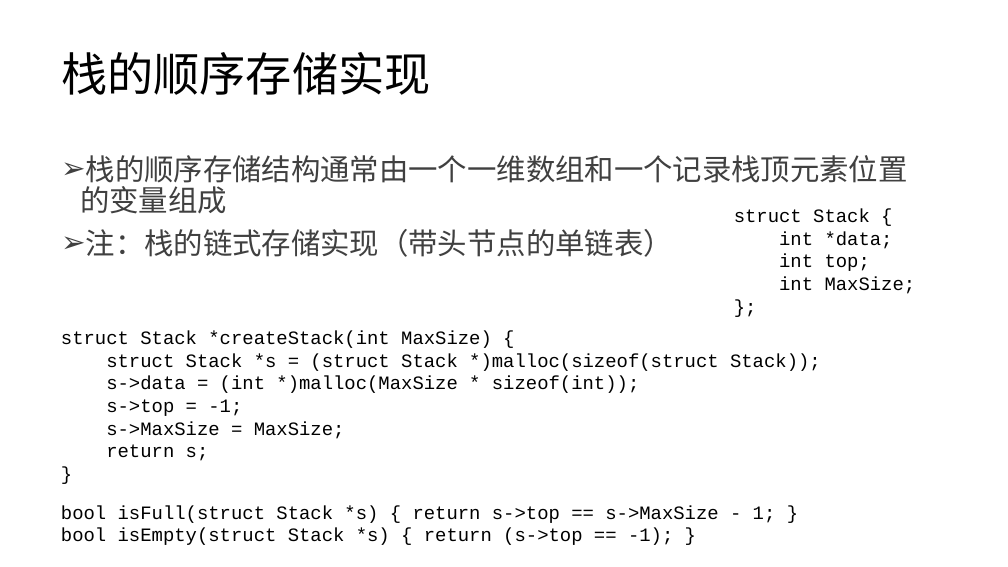
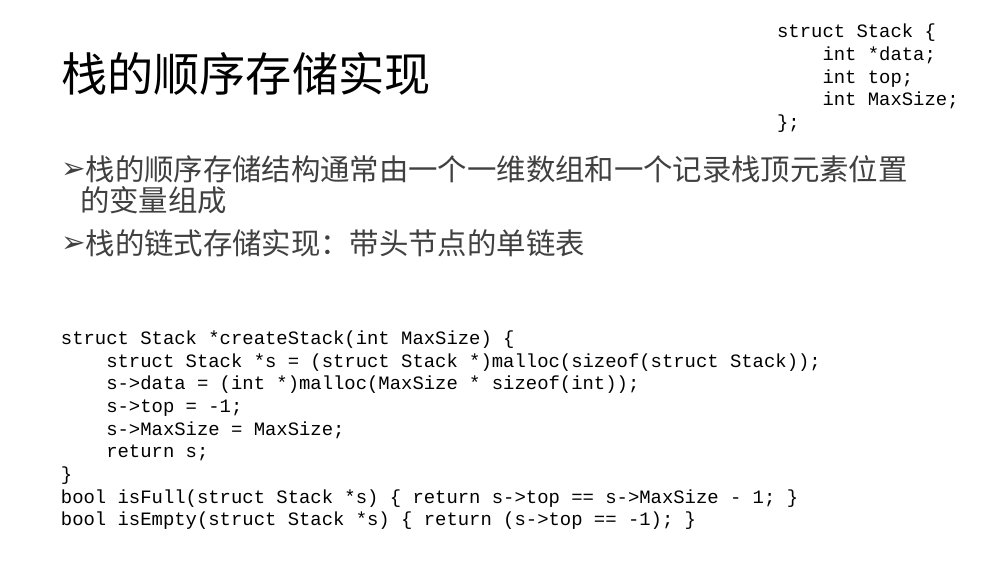
Before and after one commit to lezhang-thu/data-structure, a slide deck: slide 5 of linear-list/2022秋季-数据结构-第3章-线性结构b.pptx. Drawn at 1008x567 pixels with LibreOffice and Linux fonts; fonts in the diff are those of the drawing. Boxes give left, top, right and bottom in pixels: in the first picture for what was removed or moved away, otherwise in the second. Text is boxed around its words. In the diff, an @@ line names an element or a change of style, - is before the commit and + after.

```diff
--- a/linear-list/2022秋季-数据结构-第3章-线性结构b.pptx
+++ b/linear-list/2022秋季-数据结构-第3章-线性结构b.pptx
@@ text "struct Stack {": place and size @@
-text "struct Stack {" at (734,209,916,294)
+text "struct Stack {" at (777,24,959,109)
@@ text at (80,155,908,214): font Arial to Noto Sans CJK SC in "栈的顺序存储结构通常由一个一维数组和一个记录栈顶元素位置的变量组成" @@
@@ text at (86,229,585,257): text changed; font Arial to Noto Sans CJK SC @@
-➢ 注：栈的链式存储实现（带头节点的单链表）
+➢ 栈的链式存储实现：带头节点的单链表
@@ text at (61,489,776,529): paragraphs added @@
+bool isFull(struct Stack *s) { return s->top == s->MaxSize - 1; }
+bool isEmpty(struct Stack *s) { return (s->top == -1); }
@@ text removed at (61,505,776,545) @@
-bool isFull(struct Stack *s) { return s->top == s->MaxSize - 1; }
-bool isEmpty(struct Stack *s) { return (s->top == -1); }
```
Also in this commit, not shown: 13 other slides changed, 1 other file.
